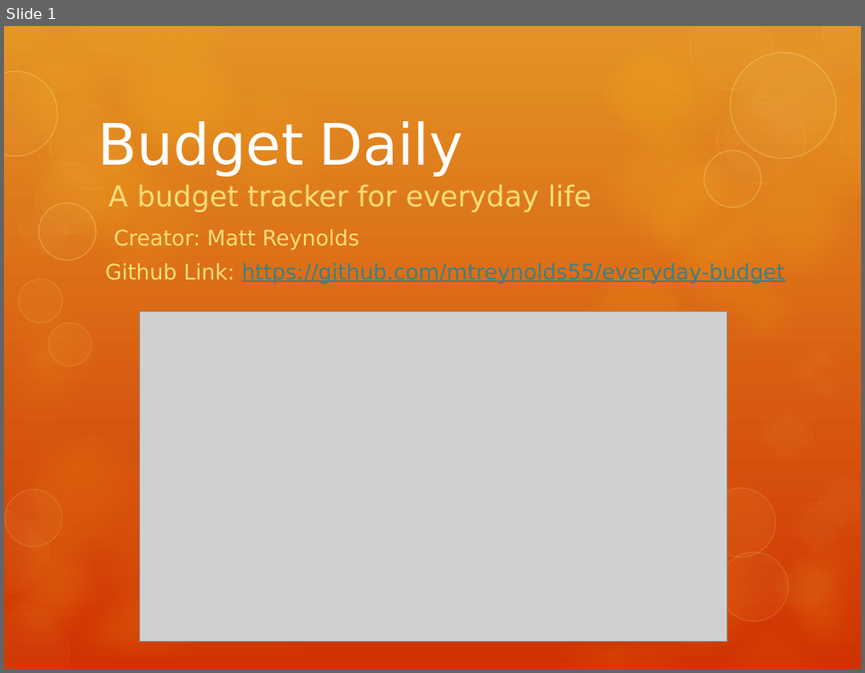
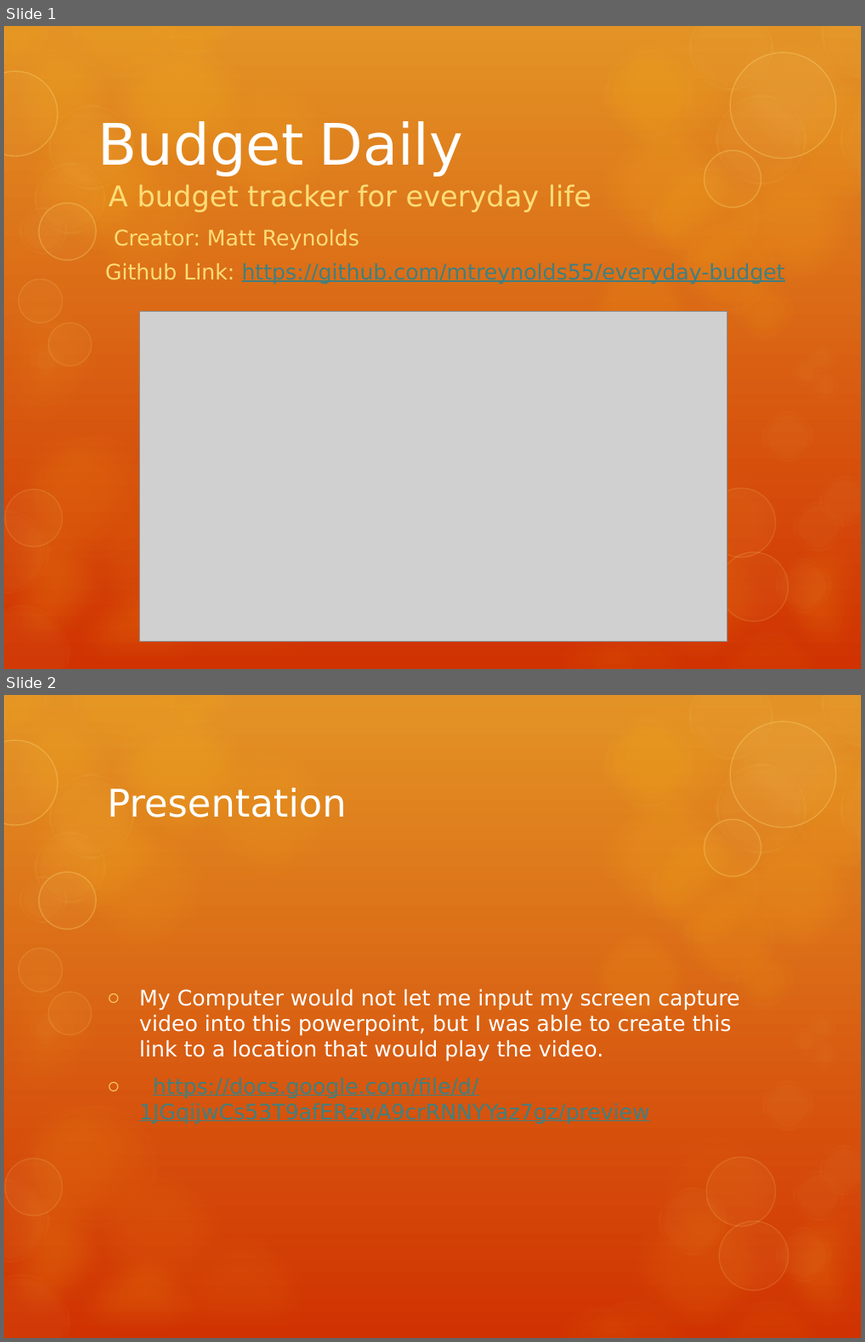
Before and after one commit to mtreynolds55/everyday-budget, a slide deck: Budget Daily.pptx. Shown one above the other, each under a label of ours: slide 1 before the commit, slides 1 and 2 after it. The pictures are 865x673 and 865x1342 pixels, drawn with LibreOffice and Linux fonts; fonts in the diff are those of the drawing; grey boxes stand for pictures. Boxes give left, top, right and bottom in pixels: in the first picture for what was removed or moved away, otherwise in the second. Text is boxed around its words. In the diff, an @@ line names an element or a change of style, - is before the commit and + after.

```diff
--- a/Budget Daily.pptx
+++ b/Budget Daily.pptx
@@ slide 2 added at (4, 695, 861, 1338), background gradient #E39325 to #D13202; not listed: 58 template elements that a slide beside it also shows @@
@@ title added at (107, 788, 346, 817), 32 pt, text #FFFFFF @@
+Presentation
@@ text added at (139, 989, 739, 1123), 18 pt, text #FFFFFF @@
+○ My Computer would not let me input my screen capture video into this powerpoint, but I was able to create this link to a location that would play the video.
+○ https://docs.google.com/file/d/1JGqijwCs53T9afERzwA9crRNNYYaz7gz/preview
```
